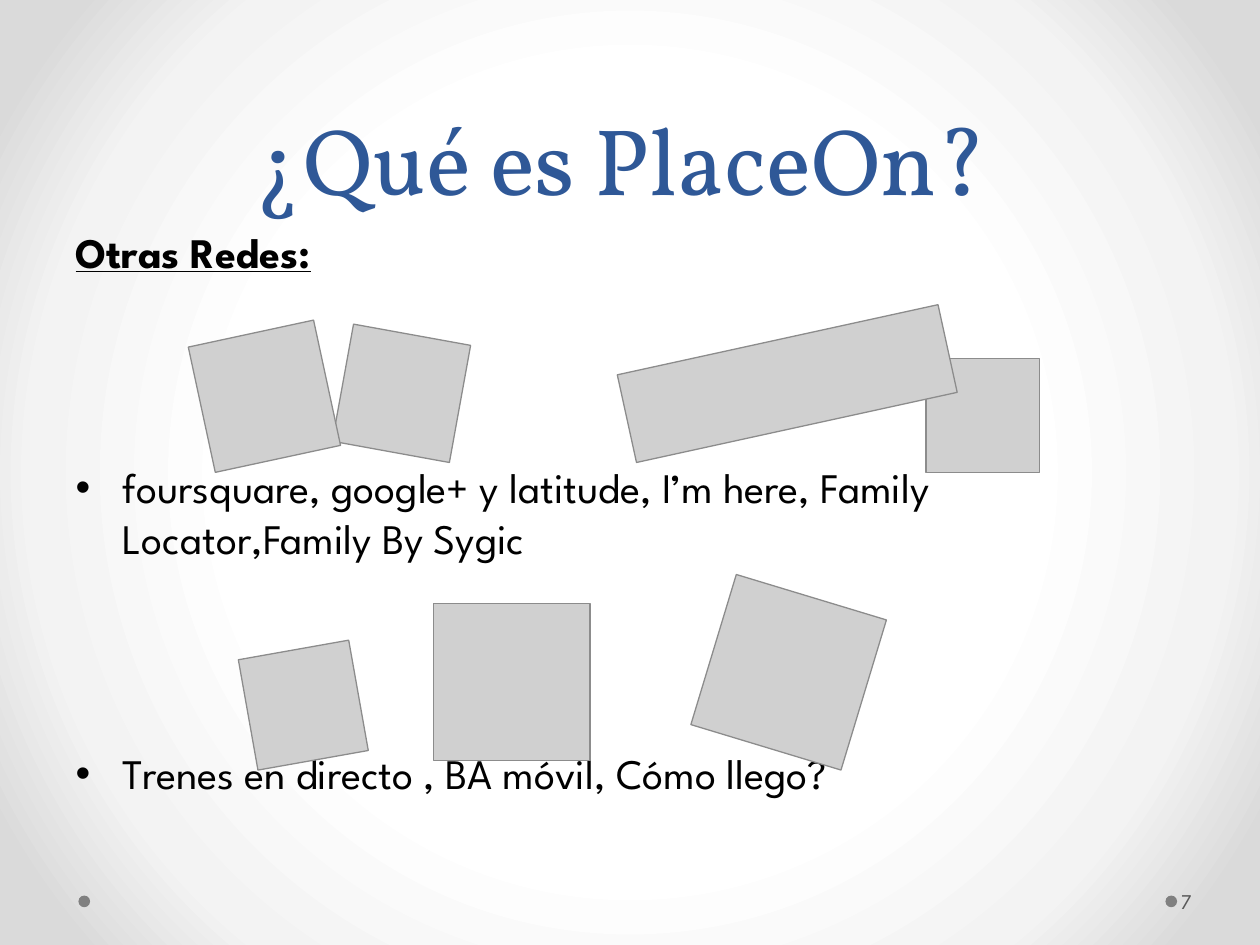
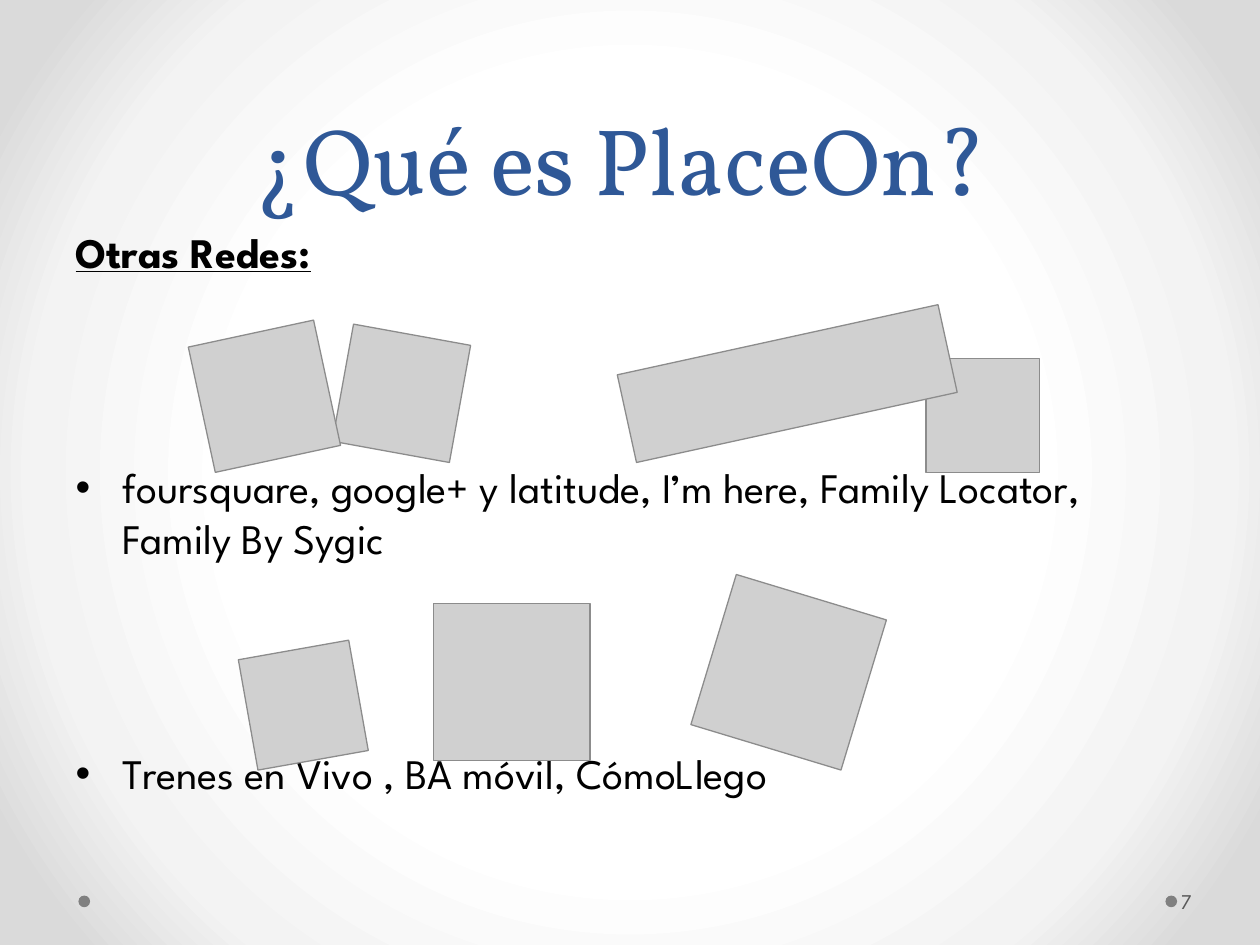
Before and after one commit to ygd182/placeon, a slide deck: slide 7 of Informes/PlaceOn.pptx. Drawn at 1260x945 pixels with LibreOffice and Linux fonts; fonts in the diff are those of the drawing; grey boxes stand for pictures. Boxes give left, top, right and bottom in pixels: in the first picture for what was removed or moved away, otherwise in the second. Text is boxed around its words. In the diff, an @@ line names an element or a change of style, - is before the commit and + after.

```diff
--- a/Informes/PlaceOn.pptx
+++ b/Informes/PlaceOn.pptx
@@ text at bbox=[123, 462, 1080, 799]: text changed @@
-• foursquare, google+ y latitude, I’m here, Family Locator,Family By Sygic
-• Trenes en directo , BA móvil, Cómo llego?
+• foursquare, google+ y latitude, I’m here, Family Locator, Family By Sygic
+• Trenes en Vivo , BA móvil, CómoLlego
```
Also in this commit, not shown: 1 other file.
